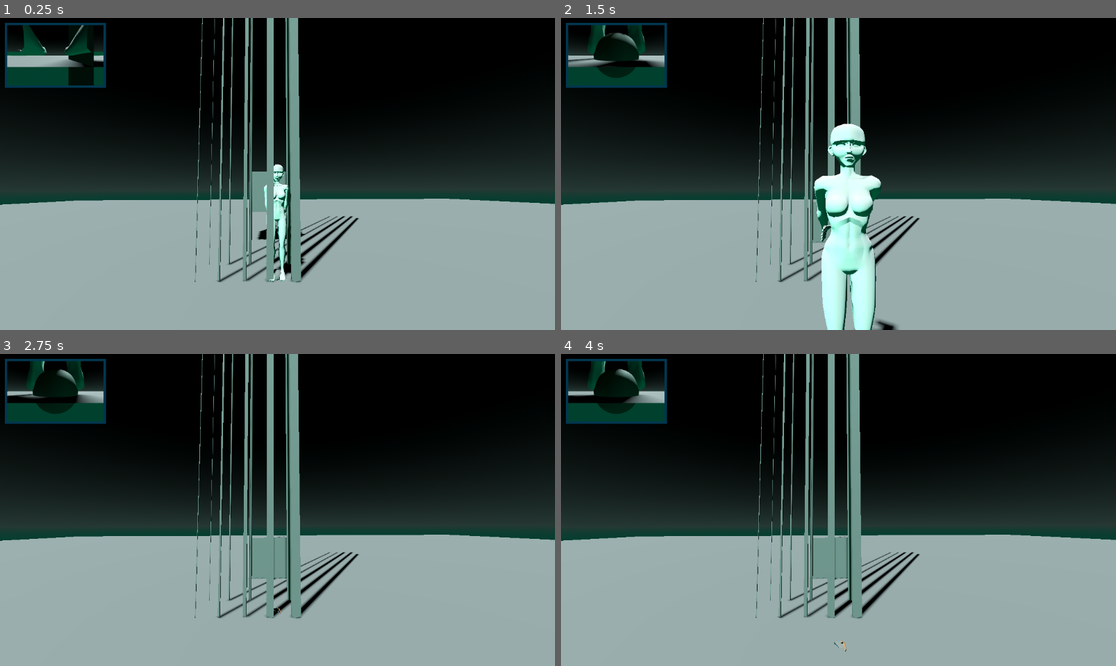
Above: before the commit, frames 1-4 (two rows, left to right).
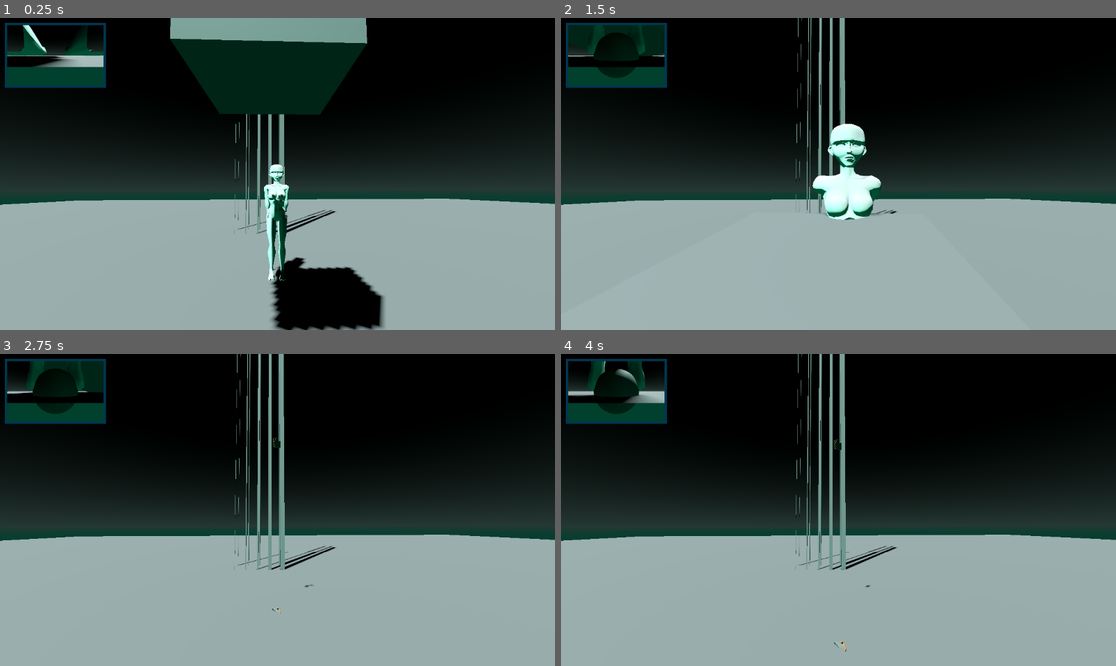
Above: after the commit, the same moments.

Repository: MayLaMaker/the-more-things-change
Game: Godot game, scene res://spectator/spectator_view.tscn
The game is run twice, just before and just after one commit, with the same random seed, the same clock (stepped at 60 frames per second) and the same inputs.
Inputs (mouse positions are in pixels of both pictures, inside the frame that each line leads up to):
- Up to frame 1 (0.25 s): no input
- Up to frame 2 (1.5 s): tap Enter (ui_accept) at 0.5, 0.77, 1.07 s; move the mouse to (866, 174) at 0.52 s; hold O 0.53-1.28 s; hold Up (ui_up) from 0.53 s (still down); click (866, 174) at 0.67 s; tap U at 0.8, 1.35 s; move the mouse to (810, 174) at 1.27 s
- Up to frame 3 (2.75 s): keep holding Up (ui_up); tap Enter (ui_accept) at 1.52, 1.82 s; tap O at 1.55 s; move the mouse to (288, 503) at 2.02 s; hold O from 2.03 s (still down); tap U at 2.3 s
- Up to frame 4 (4 s): keep holding Up (ui_up); move the mouse to (832, 516) at 2.77 s; release O at 2.78 s; tap U at 2.85, 3.8 s; click (832, 516) at 2.92 s; tap Enter (ui_accept) at 3.02, 3.32, 3.77 s; tap O at 3.05 s; move the mouse to (877, 513) at 3.52 s; hold T from 3.53 s (still down)

The runs differ from the first frame. In frame 1, 18% of the frame differs, in the area x 1-70%, y 0-100%; in frame 2, 8.8%; in frame 3, 7.5%; in frame 4, 6.9%.

Commit message:
v0.31 Body Collisions with RigidBody3D
RigidBody3D Collisions with the body are now possible.

Problems

- Legs had to be removed due to hindering movement. Though issues may still be present.

- Objects mass doesn't seem to do much in how easy or hard it is to push objects.

- No Pushback implimented
- No Grab using physics implimented.

Diff:
--- a/main.tscn
+++ b/main.tscn
@@ -127,9 +127,10 @@
 [node name="MeshInstance3D" type="MeshInstance3D" parent="Ground/CollisionShape3D" unique_id=776363594]
 mesh = SubResource("BoxMesh_h2yge")
 
-[node name="Climbing Test" type="Node" parent="." unique_id=1467457223]
-
-[node name="Square Poles" type="Node" parent="Climbing Test" unique_id=799551419]
+[node name="Climbing Test" type="Node3D" parent="." unique_id=205013273]
+transform = Transform3D(1, 0, 0, 0, 1, 0, 0, 0, 1, 0, 0, 3.1494553)
+
+[node name="Square Poles" type="Node3D" parent="Climbing Test" unique_id=1860587718]
 
 [node name="Square Pole 0,13m" type="StaticBody3D" parent="Climbing Test/Square Poles" unique_id=213583158]
 transform = Transform3D(1, 0, 0, 0, 1, 0, 0, 0, 1, -0.36601007, 0, 0)
@@ -180,7 +181,7 @@
 mesh = SubResource("BoxMesh_272bh")
 skeleton = NodePath("../../../Square Pole 0,13m")
 
-[node name="Cylindrical Poles" type="Node" parent="Climbing Test" unique_id=821484059]
+[node name="Cylindrical Poles" type="Node3D" parent="Climbing Test" unique_id=1319259857]
 
 [node name="Cylindrical Pole 0,13m" type="StaticBody3D" parent="Climbing Test/Cylindrical Poles" unique_id=1864286348]
 transform = Transform3D(1, 0, 0, 0, 1, 0, 0, 0, 1, -0.35854357, 0, 0.6585767)
@@ -234,8 +235,8 @@
 skeleton = NodePath("../..")
 
 [node name="Grab Physics Test Cube" type="RigidBody3D" parent="." unique_id=844190754]
-transform = Transform3D(1, 0, 0, 0, 1, 0, 0, 0, 1, 0, 1.5709944, 2.5959382)
-mass = 0.001
+transform = Transform3D(1, 0, 0, 0, 1, 0, 0, 0, 1, 0, 2.8639069, -1.5238104)
+mass = 20000.0
 script = ExtResource("4_1bvp3")
 
 [node name="CollisionShape3D" type="CollisionShape3D" parent="Grab Physics Test Cube" unique_id=863419111]
--- a/player.gd
+++ b/player.gd
@@ -175,8 +175,7 @@
 	move_and_slide()
 
 func _process(delta):
-
-# --- Desktop Input (non-VR) ---
+# --- Desktop Input (non-VR) (DELETE for VR TESTING) ---
 	if not desktop_debug:
 		return
 
@@ -227,13 +226,13 @@
 		right_delta.x -= right_hand_speed * delta
 	if Input.is_key_pressed(KEY_L):
 		right_delta.x += right_hand_speed * delta
+	if Input.is_key_pressed(KEY_O):
+		right_delta.y += right_hand_speed * delta
 	if Input.is_key_pressed(KEY_U):
-		right_delta.y += right_hand_speed * delta
-	if Input.is_key_pressed(KEY_O):
 		right_delta.y -= right_hand_speed * delta
 	right_hand.translate(right_delta)
 
-	# --- Headset movement (Arrow keys + N/M) ---
+	# --- Headset movement ---
 	var headset_delta := Vector3.ZERO
 	if Input.is_key_pressed(KEY_UP):
 		headset_delta.z -= headset_speed * delta
@@ -248,31 +247,8 @@
 	if Input.is_key_pressed(KEY_M):
 		headset_delta.y -= headset_speed * delta
 	headset.translate(headset_delta)
-
-	# --- Head Bobbing applied to XROrigin3D ---
-	if head_bob_enabled and is_on_floor():
-		var horiz_speed := Vector3(velocity.x, 0, velocity.z).length()
-		if horiz_speed > 0.1:
-			bob_time += delta * horiz_speed * bob_speed
-		else:
-			bob_time = 0.0
-		var bob_offset := sin(bob_time) * bob_amount
-		$XROrigin3D.position.y = base_head_y + bob_offset + head_offset.y + headset_delta.y
-
-# --- Body Mesh Control ---
-
-# Head Rotation
-	var bone_id := skeleton.find_bone(head_bone_name)
-	var head_global := skeleton.get_bone_global_pose(bone_id)
-	var hmd_euler := headset.global_transform.basis.get_euler()
-	hmd_euler.x = -hmd_euler.x   # pitch
-	hmd_euler.z = -hmd_euler.z   # roll
-	head_global.basis = Basis.from_euler(hmd_euler)
-	skeleton.set_bone_global_pose_override(
-		bone_id,
-		head_global,
-		1.0,
-		true)
+	# --- (DELETE for VR TESTING) ---
+
 
 # Full Body Position
 	var hmd_pos: Vector3 = headset.global_transform.origin
--- a/player.tscn
+++ b/player.tscn
@@ -243,6 +243,54 @@
 bind/25/bone = -1
 bind/25/pose = Transform3D(1, 3.1237055e-06, -3.1385466e-06, -3.123643e-06, 1, 1.9820302e-05, 3.1386078e-06, -1.9827967e-05, 1.0000001, 0.030780753, 0.04197279, 0.039949805)
 
+[sub_resource type="CapsuleShape3D" id="CapsuleShape3D_sweqy"]
+radius = 0.016252993
+height = 0.13204622
+
+[sub_resource type="CapsuleShape3D" id="CapsuleShape3D_2hs0m"]
+radius = 0.019579269
+height = 0.11877239
+
+[sub_resource type="CapsuleShape3D" id="CapsuleShape3D_1jxqw"]
+radius = 0.021664504
+height = 0.112266734
+
+[sub_resource type="CapsuleShape3D" id="CapsuleShape3D_dw050"]
+radius = 0.009590196
+height = 0.08066583
+
+[sub_resource type="CapsuleShape3D" id="CapsuleShape3D_b26j0"]
+radius = 0.017489802
+height = 0.10085341
+
+[sub_resource type="CapsuleShape3D" id="CapsuleShape3D_n7ghd"]
+radius = 0.022024665
+height = 0.13147768
+
+[sub_resource type="CapsuleShape3D" id="CapsuleShape3D_nvl01"]
+radius = 0.024695966
+height = 0.14010906
+
+[sub_resource type="CapsuleShape3D" id="CapsuleShape3D_ivps1"]
+radius = 0.040039063
+height = 0.094402306
+
+[sub_resource type="CapsuleShape3D" id="CapsuleShape3D_urp6f"]
+radius = 0.017489804
+height = 0.10695693
+
+[sub_resource type="CapsuleShape3D" id="CapsuleShape3D_bwjto"]
+radius = 0.022024665
+height = 0.13050112
+
+[sub_resource type="CapsuleShape3D" id="CapsuleShape3D_606se"]
+radius = 0.02469598
+height = 0.14450362
+
+[sub_resource type="CapsuleShape3D" id="CapsuleShape3D_u1c27"]
+radius = 0.040039063
+height = 0.094402224
+
 [node name="CharacterBody3D" type="CharacterBody3D" unique_id=1786869930]
 script = ExtResource("1_sweqy")
 
@@ -332,7 +380,7 @@
 [node name="Female Test" parent="XROrigin3D" unique_id=876063461 instance=ExtResource("5_sweqy")]
 transform = Transform3D(-0.9, 0, -1.3589622e-07, 0, 0.9, 0, 1.3589622e-07, 0, -0.9, 0, 0, 0)
 
-[node name="Skeleton3D" parent="XROrigin3D/Female Test/Armature" parent_id_path=PackedInt32Array(876063461, 378869012) index="0" unique_id=831689461]
+[node name="Skeleton3D" parent="XROrigin3D/Female Test/Armature" parent_id_path=PackedInt32Array(876063461, 707068088) index="0" unique_id=558638071]
 transform = Transform3D(1, 0, 4.2632564e-14, 0, 1, 0, -4.2632564e-14, 0, 1, 0, 0, 0)
 
 [node name="Hand_L_IK" type="SkeletonIK3D" parent="XROrigin3D/Female Test/Armature/Skeleton3D" index="0" unique_id=1893187862]
@@ -359,6 +407,172 @@
 [node name="HeadTarget" type="Node3D" parent="XROrigin3D/Female Test/Armature/Skeleton3D/BoneAttachment3D" unique_id=521678824]
 transform = Transform3D(-1.1111112, -3.4046855e-14, 1.6777305e-07, -1.9646673e-14, 1.1111113, -6.312299e-08, -1.6777314e-07, -9.5201884e-08, -1.1111112, 2.4757973e-14, -1.560937, 0.009341481)
 
+[node name="PhysicalBoneSimulator3D" type="PhysicalBoneSimulator3D" parent="XROrigin3D/Female Test/Armature/Skeleton3D" index="4" unique_id=878905638]
+
+[node name="Physical Bone Hips" type="PhysicalBone3D" parent="XROrigin3D/Female Test/Armature/Skeleton3D/PhysicalBoneSimulator3D" unique_id=56095414]
+transform = Transform3D(1.1111112, 2.649095e-07, -2.6645353e-14, 4.0114937e-08, -0.16825442, -1.0982981, -2.6185455e-07, 1.0982981, -0.16825442, -3.3923211e-10, 0.97432864, 0.0009682858)
+joint_offset = Transform3D(1, 0, 0, 0, 1, 0, 0, 0, 1, 3.053046e-10, 2.1917753e-08, 0.07313866)
+body_offset = Transform3D(1.111111, -8.526513e-14, 0, -1.4210855e-14, 7.4505806e-08, -1.1111114, -2.842171e-14, 1.1111114, 7.4505806e-08, -3.392273e-10, 0.08126521, -2.9802322e-08)
+bone_name = "Hips"
+
+[node name="CollisionShape3D" type="CollisionShape3D" parent="XROrigin3D/Female Test/Armature/Skeleton3D/PhysicalBoneSimulator3D/Physical Bone Hips" unique_id=64717532]
+transform = Transform3D(1.5, 1.4210855e-13, -9.094947e-13, 0, -1.1920929e-07, 1.5000007, 0, -1.5000007, -1.1920929e-07, 8.881784e-14, 0, -0.022862911)
+shape = SubResource("CapsuleShape3D_sweqy")
+
+[node name="Physical Bone Spine" type="PhysicalBone3D" parent="XROrigin3D/Female Test/Armature/Skeleton3D/PhysicalBoneSimulator3D" unique_id=1914381072]
+transform = Transform3D(1.1111112, 2.649096e-07, -8.437695e-15, 7.433833e-09, -0.031179778, -1.1106735, -2.648053e-07, 1.1106735, -0.031179778, 5.7731597e-15, 1.1525137, 0.016021287)
+joint_type = 1
+joint_offset = Transform3D(1, 0, 0, 0, 1, 0, 0, 0, 1, 2.8346611e-16, 1.6763799e-09, 0.08810645)
+body_offset = Transform3D(1.1111112, -5.684342e-14, 1.15463195e-14, -1.7763568e-15, 0, -1.1111115, 0, 1.1111115, 0, -1.3322676e-15, 0.0978961, -1.8626451e-09)
+bone_name = "Spine"
+joint_constraints/bias = 0.3
+joint_constraints/damping = 1.0
+joint_constraints/impulse_clamp = 0.0
+
+[node name="CollisionShape3D" type="CollisionShape3D" parent="XROrigin3D/Female Test/Armature/Skeleton3D/PhysicalBoneSimulator3D/Physical Bone Spine" unique_id=506123557]
+transform = Transform3D(1.5, -6.3948846e-14, -6.252776e-13, 3.8653525e-12, -2.0489097e-07, 1.5000081, 3.907985e-14, -1.5000081, -2.0489097e-07, -8.881784e-16, -9.313226e-10, 0.0026530027)
+shape = SubResource("CapsuleShape3D_2hs0m")
+
+[node name="Physical Bone Chest" type="PhysicalBone3D" parent="XROrigin3D/Female Test/Armature/Skeleton3D/PhysicalBoneSimulator3D" unique_id=1339271692]
+transform = Transform3D(1.1111112, -1.0231815e-12, -2.4868996e-14, 1.1447634e-13, 0.14971578, -1.1009783, 1.0231815e-12, 1.1009783, 0.14971578, 3.3910236e-10, 1.3577073, 0.0041721733)
+joint_type = 1
+joint_offset = Transform3D(1, 0, 0, 0, 1, 0, 0, 0, 1, -3.0518144e-10, 2.8504292e-07, 0.0974911)
+body_offset = Transform3D(1.111111, -2.6490073e-07, -2.2922109e-09, 0, 0.009614304, -1.1110697, 2.6491062e-07, 1.1110697, 0.009614304, 5.6263616e-10, 0.1083194, -0.00093762577)
+bone_name = "Chest"
+joint_constraints/bias = 0.3
+joint_constraints/damping = 1.0
+joint_constraints/impulse_clamp = 0.0
+
+[node name="CollisionShape3D" type="CollisionShape3D" parent="XROrigin3D/Female Test/Armature/Skeleton3D/PhysicalBoneSimulator3D/Physical Bone Chest" unique_id=1479128317]
+transform = Transform3D(1.5, 0, 0, 1.4352963e-12, -5.9604645e-08, 1.5, -1.7053026e-13, -1.5, -5.9604645e-08, -6.52256e-13, 1.4901161e-08, 0.010957599)
+shape = SubResource("CapsuleShape3D_1jxqw")
+
+[node name="Physical Bone Neck" type="PhysicalBone3D" parent="XROrigin3D/Female Test/Armature/Skeleton3D/PhysicalBoneSimulator3D" unique_id=1528720143]
+transform = Transform3D(1.1111112, -2.6490954e-07, -2.264855e-14, -2.9884542e-09, -0.012534392, -1.1110405, 2.6489266e-07, 1.1110405, -0.012534392, 2.220446e-14, 1.512989, -0.009882282)
+joint_type = 1
+joint_offset = Transform3D(1, 0, 0, 0, 1, 0, 0, 0, 1, -1.3871626e-15, -7.234587e-11, 0.04315599)
+body_offset = Transform3D(1.1111112, 1.4210855e-14, 2.5424107e-14, -5.7731597e-15, -3.1664968e-08, -1.1111112, 2.1316282e-14, 1.111111, 1.8626451e-09, 4.440892e-16, 0.047951102, 0)
+bone_name = "Neck"
+joint_constraints/bias = 0.3
+joint_constraints/damping = 1.0
+joint_constraints/impulse_clamp = 0.0
+
+[node name="CollisionShape3D" type="CollisionShape3D" parent="XROrigin3D/Female Test/Armature/Skeleton3D/PhysicalBoneSimulator3D/Physical Bone Neck" unique_id=1068487336]
+transform = Transform3D(1.5, -7.771561e-16, 1.4210855e-13, -3.8369308e-13, -9.872019e-08, 1.4999968, 6.661338e-16, -1.4999968, -9.872019e-08, 0, 0, -0.011427283)
+shape = SubResource("CapsuleShape3D_dw050")
+
+[node name="Physical Bone Left shoulder" type="PhysicalBone3D" parent="XROrigin3D/Female Test/Armature/Skeleton3D/PhysicalBoneSimulator3D" unique_id=438119444]
+transform = Transform3D(0.13103524, 0.10626609, -1.0982283, 0.10626526, 1.0995892, 0.11907684, 1.0982283, -0.11907609, 0.11951327, 0.092132084, 1.4582068, -0.015005973)
+joint_type = 1
+joint_offset = Transform3D(1, 0, 0, 0, 1, 0, 0, 0, 1, -9.515007e-08, 2.9165122e-07, 0.07870417)
+body_offset = Transform3D(1.111111, 5.2154064e-08, -1.7136335e-07, -1.7881393e-07, 3.75323e-07, -1.111111, -5.2154064e-08, 1.1111112, 4.2654574e-07, 1.1920929e-07, 0.087449074, -3.5762787e-07)
+bone_name = "Left shoulder"
+joint_constraints/bias = 0.3
+joint_constraints/damping = 1.0
+joint_constraints/impulse_clamp = 0.0
+
+[node name="CollisionShape3D" type="CollisionShape3D" parent="XROrigin3D/Female Test/Armature/Skeleton3D/PhysicalBoneSimulator3D/Physical Bone Left shoulder" unique_id=2087323040]
+transform = Transform3D(1.5000046, -1.0430813e-07, -6.556511e-07, -1.1026859e-06, -4.917383e-07, 1.500004, -2.9802322e-07, -1.5, 2.0861626e-07, 6.7055225e-08, 4.7683716e-07, -0.0005317889)
+shape = SubResource("CapsuleShape3D_b26j0")
+
+[node name="Physical Bone Left arm" type="PhysicalBone3D" parent="XROrigin3D/Female Test/Armature/Skeleton3D/PhysicalBoneSimulator3D" unique_id=1933131498]
+transform = Transform3D(-0.016471459, 0.013674594, -1.1109049, 0.012033149, 1.1109641, 0.013496906, 1.1109239, -0.011830833, -0.01661737, 0.28867006, 1.4474977, -0.022765364)
+joint_type = 1
+joint_offset = Transform3D(1, 0, 0, 0, 1, 0, 0, 0, 1, 1.1191512e-08, -6.9314776e-10, 0.09911102)
+body_offset = Transform3D(1.1111112, -1.3969839e-08, -5.029142e-08, -3.7252903e-09, 2.5174813e-09, -1.1111107, 4.656613e-09, 1.1111113, 7.770723e-09, -7.450581e-09, 0.11012332, 0)
+bone_name = "Left arm"
+joint_constraints/bias = 0.3
+joint_constraints/damping = 1.0
+joint_constraints/impulse_clamp = 0.0
+
+[node name="CollisionShape3D" type="CollisionShape3D" parent="XROrigin3D/Female Test/Armature/Skeleton3D/PhysicalBoneSimulator3D/Physical Bone Left arm" unique_id=1324125456]
+transform = Transform3D(1.5, -1.15484e-07, 8.381903e-08, 0, -6.543996e-08, 1.5000075, 0, -1.4999999, -1.7372076e-07, -1.8626451e-09, 0, 0.0011960864)
+shape = SubResource("CapsuleShape3D_n7ghd")
+
+[node name="Physical Bone Left elbow" type="PhysicalBone3D" parent="XROrigin3D/Female Test/Armature/Skeleton3D/PhysicalBoneSimulator3D" unique_id=1581107394]
+transform = Transform3D(-0.009754862, -0.02100189, -1.1108699, 0.10401963, 1.1060162, -0.021823553, 1.1061884, -0.104188636, -0.0077439826, 0.5222261, 1.4485852, -0.020257793)
+joint_type = 1
+joint_offset = Transform3D(1, 0, 0, 0, 1, 0, 0, 0, 1, 1.3519297e-09, 1.8245704e-08, 0.11113196)
+body_offset = Transform3D(1.1111109, 1.4901161e-08, -8.05594e-08, -3.958121e-08, -1.6536796e-07, -1.1111109, 7.450581e-09, 1.111111, -1.8242281e-07, 7.450581e-09, 0.12347993, 0)
+bone_name = "Left elbow"
+joint_constraints/bias = 0.3
+joint_constraints/damping = 1.0
+joint_constraints/impulse_clamp = 0.0
+
+[node name="CollisionShape3D" type="CollisionShape3D" parent="XROrigin3D/Female Test/Armature/Skeleton3D/PhysicalBoneSimulator3D/Physical Bone Left elbow" unique_id=1732548166]
+transform = Transform3D(1.5000066, 2.7939677e-09, -1.6838312e-06, -6.2584877e-07, -3.8079452e-07, 1.5000131, 4.656613e-09, -1.5, -3.9616134e-07, -4.4703484e-08, 0, 0.0032751262)
+shape = SubResource("CapsuleShape3D_nvl01")
+
+[node name="Physical Bone Left wrist" type="PhysicalBone3D" parent="XROrigin3D/Female Test/Armature/Skeleton3D/PhysicalBoneSimulator3D" unique_id=1753591064]
+transform = Transform3D(0.10071941, 0.53537124, -0.96840143, 1.1034406, -0.12128565, 0.047712706, -0.08271825, -0.9660412, -0.54266953, 0.68681794, 1.4489836, 0.003655998)
+joint_type = 1
+joint_offset = Transform3D(1, 0, 0, 0, 1, 0, 0, 0, 1, 1.0954682e-07, -5.5195414e-08, 0.04248118)
+body_offset = Transform3D(0.085749626, -1.0090733, -0.45715043, -1.9185245e-07, 0.4585176, -1.0120913, 1.1077973, 0.07810786, 0.03538582, 0.019420221, 0.042994857, -0.0015033484)
+bone_name = "Left wrist"
+joint_constraints/bias = 0.3
+joint_constraints/damping = 1.0
+joint_constraints/impulse_clamp = 0.0
+
+[node name="CollisionShape3D" type="CollisionShape3D" parent="XROrigin3D/Female Test/Armature/Skeleton3D/PhysicalBoneSimulator3D/Physical Bone Left wrist" unique_id=1970919658]
+transform = Transform3D(1.4973854, 0.07169263, -0.052016698, 0.010772422, 0.72694707, 1.3120327, 0.087917864, -1.3101162, 0.72516495, 0.003986001, 0.030299634, -0.015152097)
+shape = SubResource("CapsuleShape3D_ivps1")
+
+[node name="Physical Bone Right shoulder" type="PhysicalBone3D" parent="XROrigin3D/Female Test/Armature/Skeleton3D/PhysicalBoneSimulator3D" unique_id=1092502902]
+transform = Transform3D(0.13103493, -0.10626689, 1.0982283, -0.10626552, 1.0995891, 0.11907764, -1.0982283, -0.11907641, 0.119512856, -0.09213223, 1.4582068, -0.015005818)
+joint_type = 1
+joint_offset = Transform3D(1, 0, 0, 0, 1, 0, 0, 0, 1, 2.2789445e-07, 2.3313645e-07, 0.07870429)
+body_offset = Transform3D(1.1111112, -2.9802322e-08, 3.799796e-07, 3.501773e-07, 1.2088567e-06, -1.1111113, -4.4703484e-08, 1.1111115, 1.2526289e-06, -2.8312206e-07, 0.08744923, -3.5762787e-07)
+bone_name = "Right shoulder"
+joint_constraints/bias = 0.3
+joint_constraints/damping = 1.0
+joint_constraints/impulse_clamp = 0.0
+
+[node name="CollisionShape3D" type="CollisionShape3D" parent="XROrigin3D/Female Test/Armature/Skeleton3D/PhysicalBoneSimulator3D/Physical Bone Right shoulder" unique_id=1346691563]
+transform = Transform3D(1.5000052, -3.7252903e-07, -6.556511e-07, 3.1292439e-07, -1.7136335e-07, 1.500009, -7.599592e-07, -1.5000054, -3.7252903e-08, 7.450581e-09, 0, 0.00038366392)
+shape = SubResource("CapsuleShape3D_urp6f")
+
+[node name="Physical Bone Right arm" type="PhysicalBone3D" parent="XROrigin3D/Female Test/Armature/Skeleton3D/PhysicalBoneSimulator3D" unique_id=93786555]
+transform = Transform3D(-0.016373804, -0.013572852, 1.1109076, -0.012165694, 1.110964, 0.013394226, -1.1109239, -0.011966082, -0.016520243, -0.28866994, 1.4474967, -0.022765301)
+joint_type = 1
+joint_offset = Transform3D(1, 0, 0, 0, 1, 0, 0, 0, 1, 8.572391e-06, 1.0004733e-05, 0.09911098)
+body_offset = Transform3D(1.111111, 0.00013350695, -9.606965e-05, -9.605102e-05, -0.000103765546, -1.1111113, -0.0001335293, 1.1111115, -0.00010372982, -4.656613e-09, 0.11012334, -8.34465e-07)
+bone_name = "Right arm"
+joint_constraints/bias = 0.3
+joint_constraints/damping = 1.0
+joint_constraints/impulse_clamp = 0.0
+
+[node name="CollisionShape3D" type="CollisionShape3D" parent="XROrigin3D/Female Test/Armature/Skeleton3D/PhysicalBoneSimulator3D/Physical Bone Right arm" unique_id=1657750493]
+transform = Transform3D(1.4999998, -2.4214387e-08, 5.9604645e-08, -1.4528632e-07, -1.1823431e-07, 1.4999999, 7.8231096e-08, -1.4999939, -2.7343049e-08, 1.8626451e-09, 1.1920929e-07, -0.0010010004)
+shape = SubResource("CapsuleShape3D_bwjto")
+
+[node name="Physical Bone Right elbow" type="PhysicalBone3D" parent="XROrigin3D/Female Test/Armature/Skeleton3D/PhysicalBoneSimulator3D" unique_id=824044825]
+transform = Transform3D(-0.009754968, 0.020992406, 1.11087, -0.10401982, 1.1060163, -0.021814123, -1.1061884, -0.104188755, -0.007744974, -0.5222258, 1.4485852, -0.020257683)
+joint_type = 1
+joint_offset = Transform3D(1, 0, 0, 0, 1, 0, 0, 0, 1, 4.4003166e-08, -9.2935977e-07, 0.11113185)
+body_offset = Transform3D(1.1111112, -2.9802322e-08, 9.639189e-08, 9.872019e-08, 9.280338e-06, -1.1111113, -3.7252903e-08, 1.1111112, 9.2918635e-06, -5.9604645e-08, 0.12347984, 0)
+bone_name = "Right elbow"
+joint_constraints/bias = 0.3
+joint_constraints/damping = 1.0
+joint_constraints/impulse_clamp = 0.0
+
+[node name="CollisionShape3D" type="CollisionShape3D" parent="XROrigin3D/Female Test/Armature/Skeleton3D/PhysicalBoneSimulator3D/Physical Bone Right elbow" unique_id=988537639]
+transform = Transform3D(1.5000068, -1.8626451e-09, 6.556511e-07, 2.5331974e-07, -6.2864274e-08, 1.4999999, 5.5879354e-09, -1.5, -6.391201e-08, 0, 2.3841858e-07, 0.0007532835)
+shape = SubResource("CapsuleShape3D_606se")
+
+[node name="Physical Bone Right wrist" type="PhysicalBone3D" parent="XROrigin3D/Female Test/Armature/Skeleton3D/PhysicalBoneSimulator3D" unique_id=1506023711]
+transform = Transform3D(0.10071953, -0.535372, 0.968401, -1.1034408, -0.12128569, 0.047712747, 0.08271819, -0.9660407, -0.5426704, -0.68681747, 1.4489838, 0.0036560684)
+joint_type = 1
+joint_offset = Transform3D(1, 0, 0, 0, 1, 0, 0, 0, 1, 2.2514723e-07, 3.9748556e-08, 0.04248097)
+body_offset = Transform3D(0.085749954, 1.0090728, 0.45715106, -7.450581e-09, 0.45851865, -1.0120916, -1.1077976, 0.07810798, 0.035386123, -0.019420281, 0.04299462, -0.0015029907)
+bone_name = "Right wrist"
+joint_constraints/bias = 0.3
+joint_constraints/damping = 1.0
+joint_constraints/impulse_clamp = 0.0
+
+[node name="CollisionShape3D" type="CollisionShape3D" parent="XROrigin3D/Female Test/Armature/Skeleton3D/PhysicalBoneSimulator3D/Physical Bone Right wrist" unique_id=194344564]
+transform = Transform3D(1.4999986, 7.1071554e-08, -7.450581e-09, 5.289912e-07, 0.7272126, 1.3119302, 4.954636e-07, -1.311932, 0.72721285, -0.0042341948, 0.03162366, -0.017546892)
+shape = SubResource("CapsuleShape3D_u1c27")
+
 [connection signal="button_pressed" from="XROrigin3D/LeftController" to="." method="_on_left_controller_button_pressed"]
 [connection signal="button_released" from="XROrigin3D/LeftController" to="." method="_on_left_controller_button_released"]
 [connection signal="input_float_changed" from="XROrigin3D/LeftController" to="." method="_on_left_controller_input_float_changed"]
